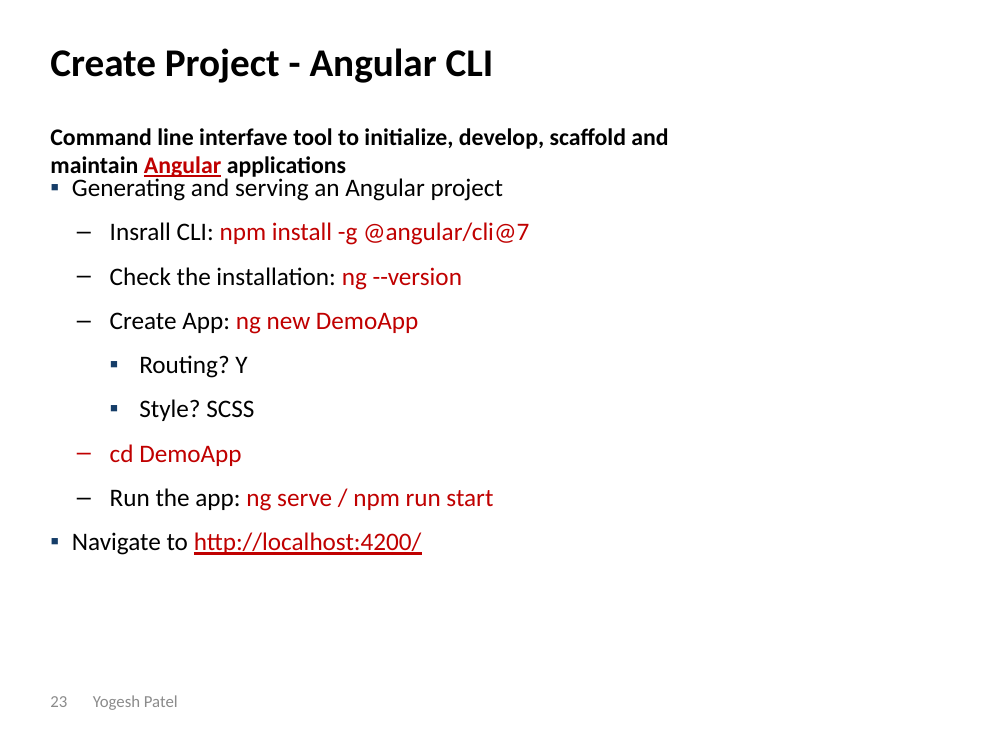
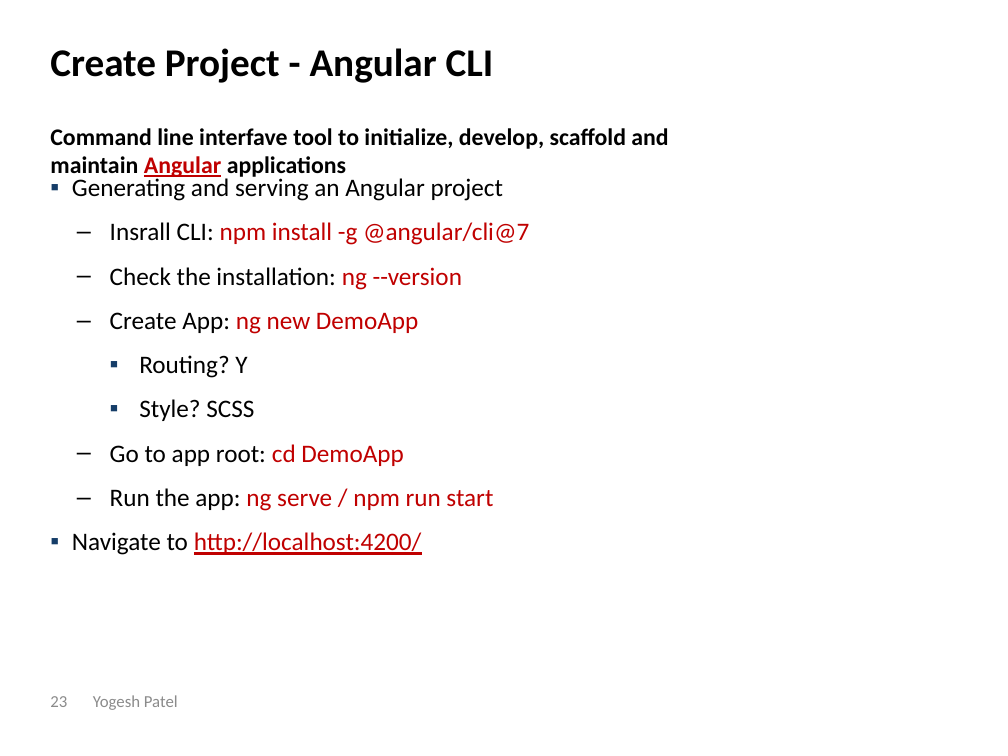
Before and after one commit to eryogesh/angular7, a slide deck: slide 23 of Angular 7 by YogeshPatel.pptx. Drawn at 1008x756 pixels with LibreOffice and Linux fonts; fonts in the diff are those of the drawing. Boxes give left, top, right and bottom in pixels: in the first picture for what was removed or moved away, otherwise in the second. Text is boxed around its words. In the diff, an @@ line names an element or a change of style, - is before the commit and + after.

Commit message:
updated.

```diff
--- a/Angular 7 by YogeshPatel.pptx
+++ b/Angular 7 by YogeshPatel.pptx
@@ text at bbox=[110, 444, 403, 466]: text changed; text colour #C00000 to #000000 @@
-  – cd DemoApp
+  – Go to app root: cd DemoApp
```
